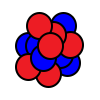
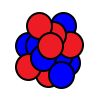
Before/after of a 100px x 100px layered artwork. What changed in the layer stack:
added group "carbon-13" with 13 layers above "nitrogen-15" over [48, 61, 75, 89]
added layer "neutron copy 20" in group "carbon-13" over [48, 61, 75, 89]
added layer "neutron copy 14" (1st of 6, in "carbon-13") in group "carbon-13" over [48, 61, 57, 72]
added layer "neutron copy 8" (1st of 8, in "carbon-13") in group "carbon-13" over [48, 61, 62, 88]
added layer "neutron copy 18" (1st of 6, in "carbon-13") in group "carbon-13" over [49, 61, 74, 69]
added layer "neutron copy 17" (1st of 6, in "carbon-13") in group "carbon-13" over [54, 61, 75, 77]
hid group "carbon-12" (12 layers) over [48, 61, 75, 88]
